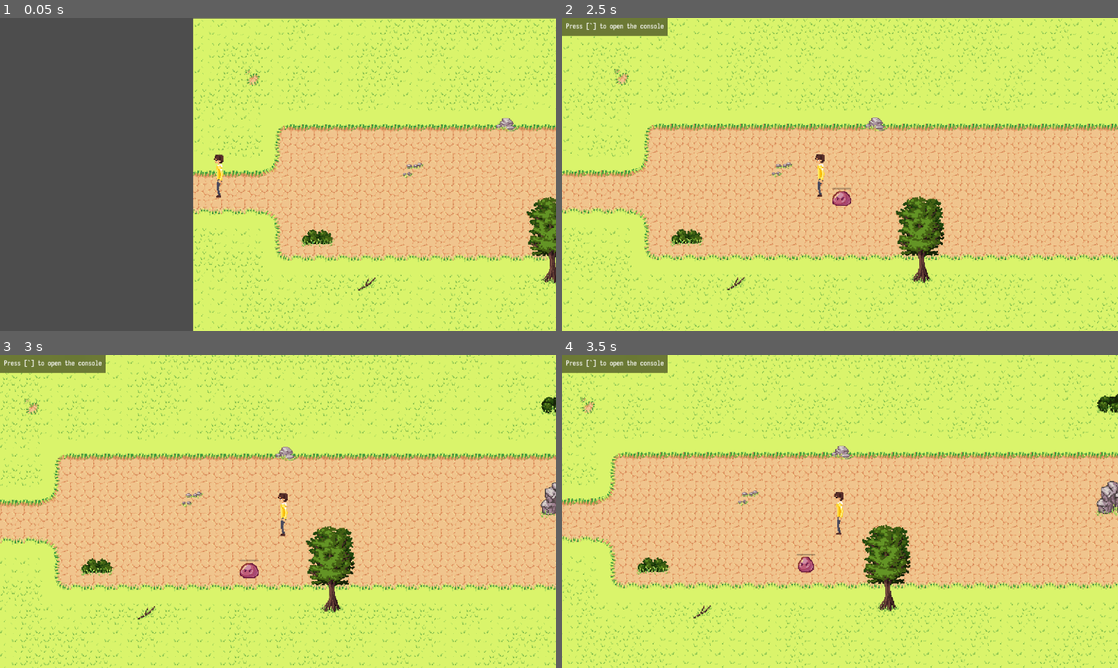
Above: before the commit, frames 1-4 (two rows, left to right).
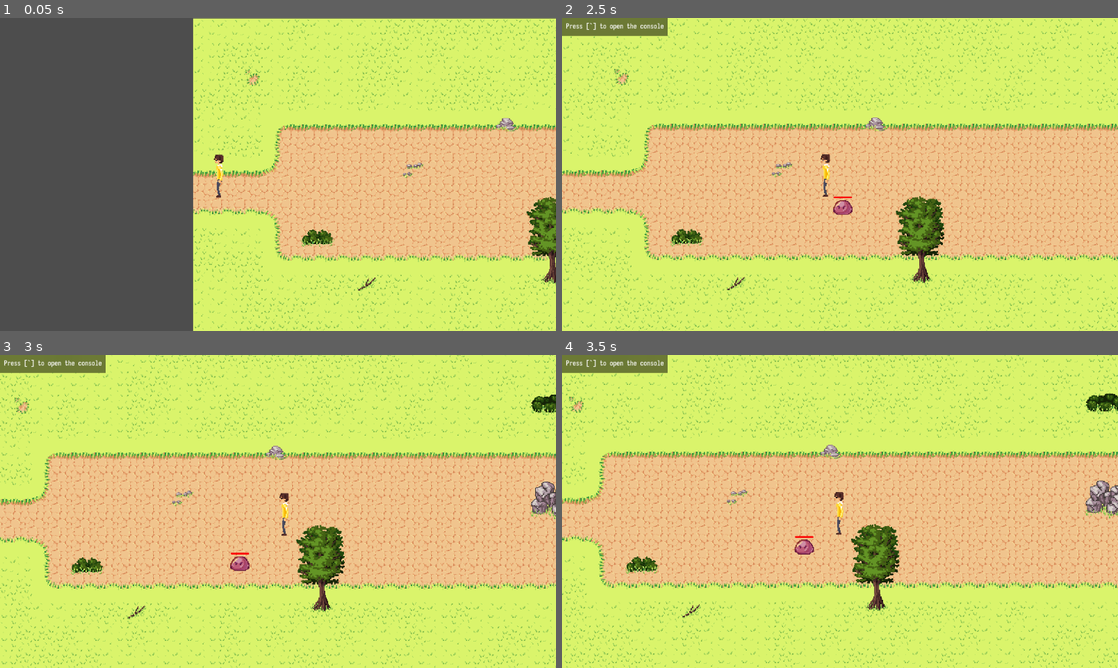
Above: after the commit, the same moments.

Repository: Kiwi-the-Cat/Untitled-Roguelike
Game: Godot game, scene res://level/level_3.tscn
The game is run twice, just before and just after one commit, with the same random seed, the same clock (stepped at 60 frames per second) and the same inputs. This scene is started directly instead of the project's main scene.
Inputs (mouse positions are in pixels of both pictures, inside the frame that each line leads up to):
- Up to frame 1 (0.05 s): no input
- Up to frame 2 (2.5 s): move the mouse to (962, 158) at 0.52 s; hold Right (ui_right) 0.53-1.25 s; click (962, 158) at 0.6 s; drag from (728, 190) to (812, 237) at 1.27 s; move the mouse to (895, 105) at 2.02 s; hold Right (ui_right) from 2.03 s (still down); click (895, 105) at 2.1 s
- Up to frame 3 (3 s): release Right (ui_right) at 2.75 s; drag from (250, 574) to (111, 464) at 2.77 s
- Up to frame 4 (3.5 s): no input

Frame 1 is identical in both runs. In frame 2, 0.5% of the frame differs, in the area x 45-53%, y 43-63%; in frame 3, 21%, in the area x 0-100%, y 0-100%; in frame 4, 21%.

Commit message:
Finished implementation of enemy animations

Diff:
--- a/enemies/enemy.gd
+++ b/enemies/enemy.gd
@@ -4,10 +4,9 @@
 
 #Combat variables
 @export var health:int = 20
-signal enemyAttack
-#var firstHit:bool = true #Fixes enemy instantly hitting on scene start
+@onready var attackTimer:Timer = $Hitbox/AttackTimer
 var attacking:bool = true
-@onready var attackTimer:Timer = $Hitbox/AttackTimer
+var dying = false
 
 #Movement Variables
 @onready var navAgent = $NavigationAgent2D
@@ -17,14 +16,21 @@
 var nextPos:Vector2
 
 func _process(_delta):
+	#Animations
 	if(attacking):
 		$AnimatedSprite2D.play("attack")
 	elif(health <= 0):
 		$AnimatedSprite2D.play("death")
+		dying = true
 	else:
 		$AnimatedSprite2D.play("idle")
-	if(player != null):
+
+	#Other updates
+	$HealthBar.value = health
+	if(player != null && !dying):
 		move()
+	else:
+		attacking = false
 
 func move():
 	target = Vector2(player.position.x, player.position.y)
@@ -44,4 +50,8 @@
 
 func _on_hitbox_area_entered(_area):
 	attacking = false
-	attackTimer.start(0.5)
+	attackTimer.start(1)
+
+func _on_animated_sprite_2d_animation_changed():
+	if(dying):
+		self.queue_free()
--- a/enemies/enemy.tscn
+++ b/enemies/enemy.tscn
@@ -154,7 +154,15 @@
 [sub_resource type="CircleShape2D" id="CircleShape2D_6kusr"]
 radius = 74.027
 
+[sub_resource type="StyleBoxFlat" id="StyleBoxFlat_l168g"]
+bg_color = Color(1, 0, 0, 1)
+corner_radius_top_left = 10
+corner_radius_top_right = 10
+corner_radius_bottom_right = 10
+corner_radius_bottom_left = 10
+
 [node name="Enemy" type="CharacterBody2D"]
+position = Vector2(200, 200)
 collision_layer = 5
 collision_mask = 5
 script = ExtResource("1_hlivd")
@@ -162,8 +170,7 @@
 [node name="AnimatedSprite2D" type="AnimatedSprite2D" parent="."]
 scale = Vector2(6, 6)
 sprite_frames = SubResource("SpriteFrames_iml0o")
-animation = &"idle"
-frame_progress = 0.748929
+animation = &"death"
 
 [node name="Hitbox" type="Area2D" parent="."]
 collision_layer = 2
@@ -184,9 +191,12 @@
 offset_top = -72.0
 offset_right = 64.0
 offset_bottom = -61.0
+theme_override_styles/fill = SubResource("StyleBoxFlat_l168g")
 max_value = 20.0
+step = 1.0
 rounded = true
 show_percentage = false
 
+[connection signal="animation_changed" from="AnimatedSprite2D" to="." method="_on_animated_sprite_2d_animation_changed"]
 [connection signal="area_entered" from="Hitbox" to="." method="_on_hitbox_area_entered"]
 [connection signal="timeout" from="Hitbox/AttackTimer" to="." method="_on_attack_timer_timeout"]
Not shown: 1 places in enemies/enemy.tscn that only renumber resources
